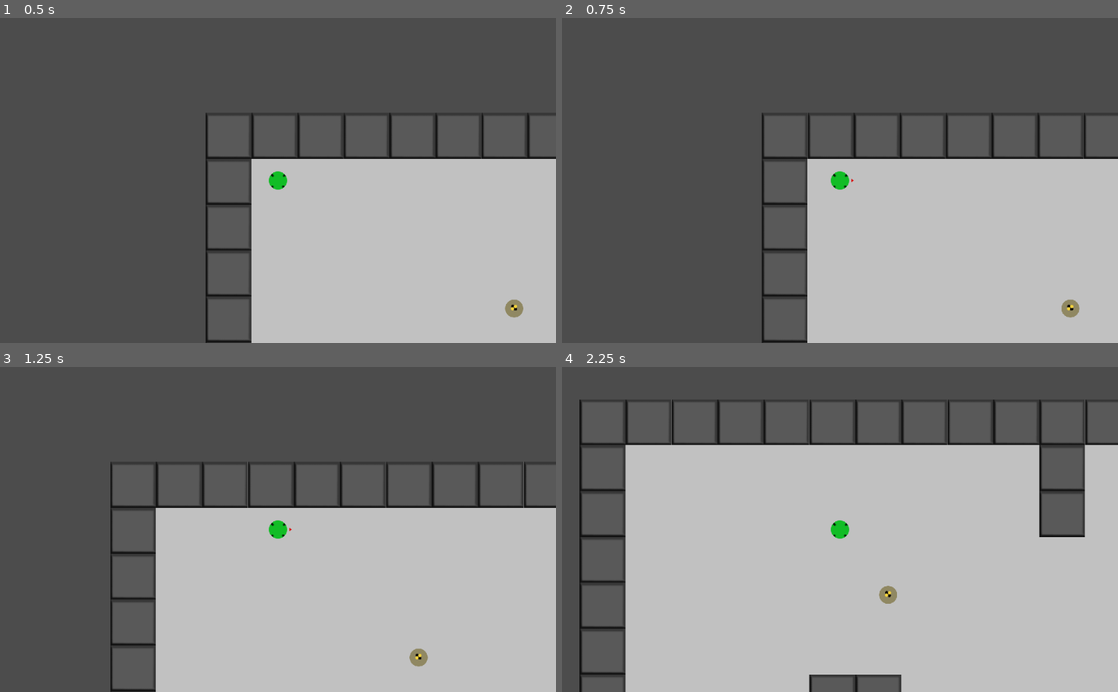
Above: before the commit, frames 1-4 (two rows, left to right).
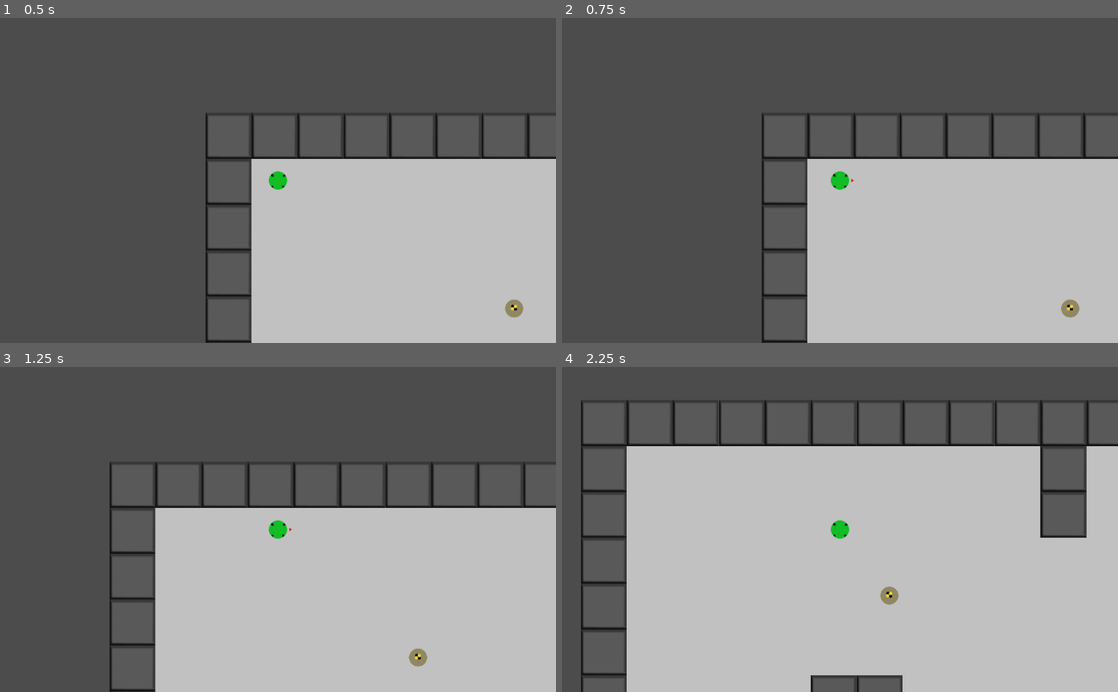
Above: after the commit, the same moments.

Repository: vinnicci/ball-istic
Game: Godot game, scene res://scenes/level/TestLevel.tscn
Two runs of this game, one before a commit and one after it. Both use one fixed random seed, a clock stepped at 60 frames per second and the inputs below. The project has no main scene, so this scene is started directly.
Inputs:
- Up to frame 1 (0.5 s): no input
- Up to frame 2 (0.75 s): tap Enter at 0.5 s; hold F (move_right) from 0.53 s (still down); tap A (change_mode) at 0.6 s
- Up to frame 3 (1.25 s): keep holding F (move_right)
- Up to frame 4 (2.25 s): release F (move_right) at 1.28 s; hold D (move_down) 1.28-2.03 s; tap A (change_mode) at 1.35 s; hold F (move_right) from 2.03 s (still down); tap Space (charge_roll) at 2.1 s

Frame 1 is identical in both runs. In frame 2, less than 0.1% of the frame differs, in the area x 44-94%, y 29-92%; in frame 3, 0.4%; in frame 4, 3.0%, in the area x 3-100%, y 10-100%.

Commit message:
necessary movement controls implemented

Diff:
--- a/scenes/bots/BaseBot.gd
+++ b/scenes/bots/BaseBot.gd
@@ -3,19 +3,20 @@
 #eventually ??
 #mode: Character --> rolling animations based on direction
 
-export (int) var roll_speed
+export (int) var roll_speed = 1500
 var charge_ready: bool = true
 var control_velocity: int
 const CONTROL_VELOCITY_FACTOR: float = 0.6
-var velocity: Vector2
 var roll_mode: bool = false
 const ROLL_MODE_DAMP: int = 2
 const CRAWL_MODE_DAMP: int = 5
 var is_charging: bool = false
 const CHARGE_FORCE_MULT: float = 0.5
 const CRAWL_SPEED = 1000
+var velocity: Vector2
 
 func _ready() -> void:
+	linear_damp = CRAWL_MODE_DAMP
 	control_velocity = roll_speed * CONTROL_VELOCITY_FACTOR
 
 func _control():
@@ -25,9 +26,6 @@
 	pass
 
 func _physics_process(delta: float) -> void:
-	#properties adjustment when changing mode
-	adjust_properties()
-
 	#bot loses control when it reaches high speed
 	if check_if_in_control() == false:
 		return
@@ -39,12 +37,6 @@
 	#applying impulse on charge
 	if is_charging == true:
 		charge()
-
-func adjust_properties() -> void:
-	if roll_mode == true:
-		linear_damp = ROLL_MODE_DAMP
-	if roll_mode == false:
-		linear_damp = CRAWL_MODE_DAMP
 
 func check_if_in_control() -> bool:
 	return linear_velocity.length() < control_velocity
@@ -59,6 +51,10 @@
 
 func switch_mode() -> void:
 	roll_mode = !roll_mode
+	if roll_mode == true:
+		linear_damp = ROLL_MODE_DAMP
+	if roll_mode == false:
+		linear_damp = CRAWL_MODE_DAMP
 
 func charge() -> void:
 	is_charging = false
--- a/scenes/bots/Dummy.gd
+++ b/scenes/bots/Dummy.gd
@@ -1,4 +1,4 @@
 extends "res://scenes/bots/BaseBot.gd"
 
 func _ready() -> void:
-	roll_mode = true
+	switch_mode()
--- a/scenes/bots/Player.gd
+++ b/scenes/bots/Player.gd
@@ -8,6 +8,7 @@
 func _control():
 	velocity = Vector2()
 	if Input.is_action_just_released("change_mode"):
+		$VelocityDirection.visible = !$VelocityDirection.visible
 		switch_mode()
 	if Input.is_action_pressed("move_up"):
 		velocity.y -= 1
@@ -26,7 +27,4 @@
 	if linear_velocity.length() < roll_speed * NORMAL_SPRITE_VELOCITY_FACTOR:
 		$BodySprite.texture = load("res://assets/player/player.png")
 	if roll_mode == true:
-		$VelocityDirection.show()
 		$VelocityDirection.global_rotation = linear_velocity.angle()
-	else:
-		$VelocityDirection.hide()
--- a/scenes/bots/Player.tscn
+++ b/scenes/bots/Player.tscn
@@ -27,5 +27,6 @@
 wait_time = 1.0
 
 [node name="VelocityDirection" type="Sprite" parent="." index="4"]
+visible = false
 texture = ExtResource( 4 )
 offset = Vector2( 35, 0 )
